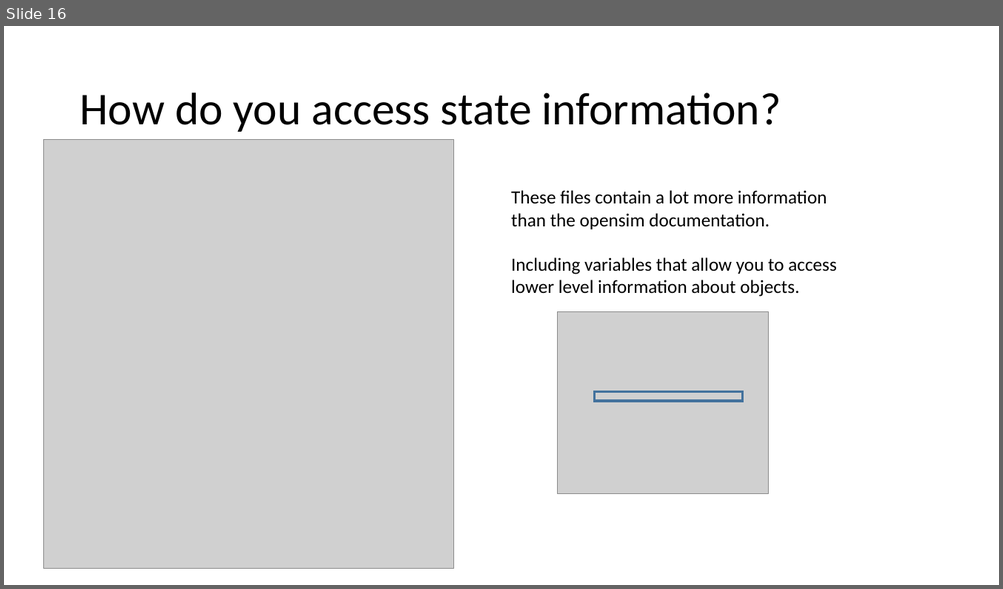
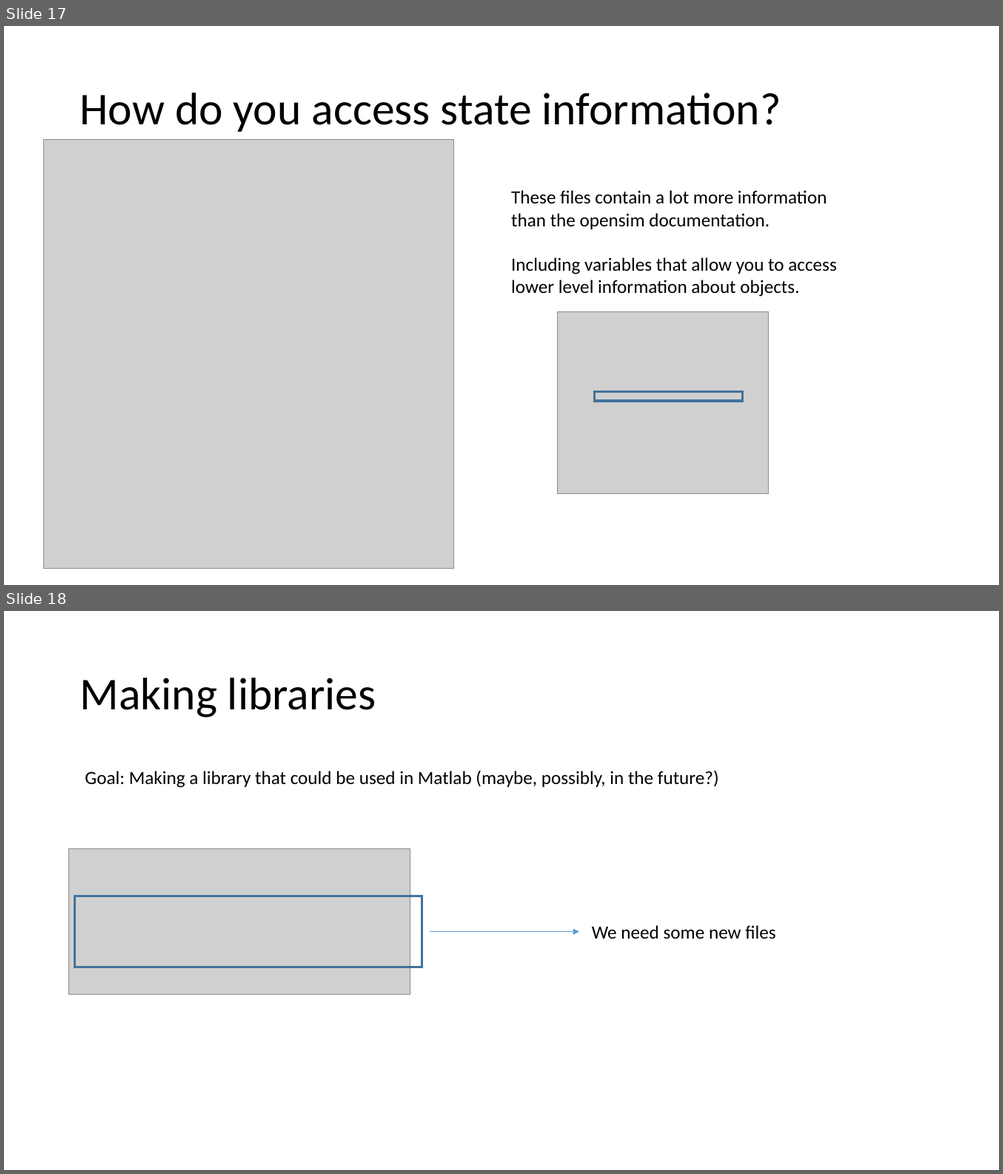
Before and after one commit to v9joshi/Moco-custom-goal, a slide deck: Tutorial.pptx. Shown one above the other, each under a label of ours: slide 16 before the commit, slides 17 and 18 after it. The pictures are 1003x589 and 1003x1174 pixels, drawn with LibreOffice and Linux fonts; fonts in the diff are those of the drawing; grey boxes stand for pictures. Boxes give left, top, right and bottom in pixels: in the first picture for what was removed or moved away, otherwise in the second. Text is boxed around its words. In the diff, an @@ line names an element or a change of style, - is before the commit and + after.

Commit message:
Making DLLs
Adding DDL making to the tutorial

```diff
--- a/Tutorial.pptx
+++ b/Tutorial.pptx
@@ slide 18 added at <box>4,611,999,1170</box>, background #FFFFFF @@
@@ title added at <box>79,678,376,718</box>, 44 pt, text #000000 @@
+Making libraries
@@ text added at <box>85,770,719,788</box>, 18 pt, text #000000 @@
+Goal: Making a library that could be used in Matlab (maybe, possibly, in the future?)
@@ picture added at <box>69,849,410,994</box> @@
@@ rectangle added at <box>75,897,422,968</box>, outline #43739E 2.25 pt @@
@@ arrow added from (430, 932) to (579, 932), #5B9BD5 0.5 pt @@
@@ text added at <box>592,925,775,940</box>, 18 pt, text #000000 @@
+We need some new files
@@ what was slide 16 is now slide 17 @@
```
Also in this commit, not shown: 2 slides changed, 5 other slides added, 8 other files.
